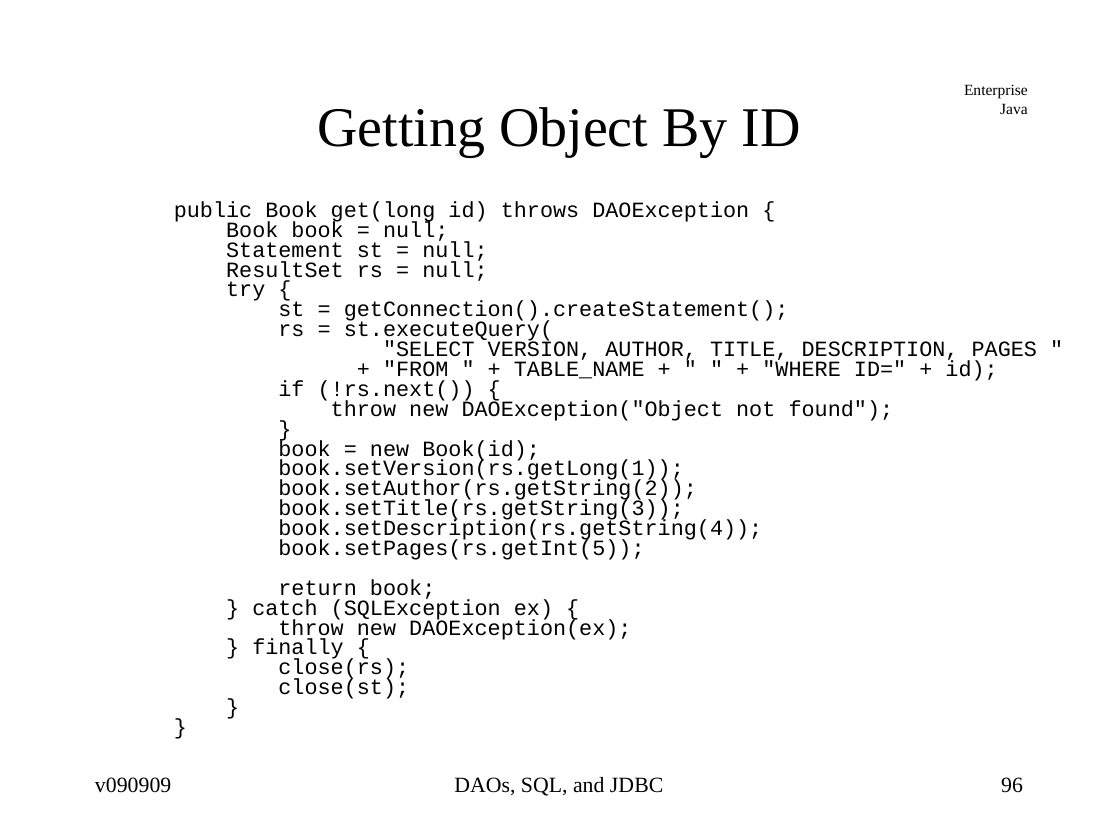
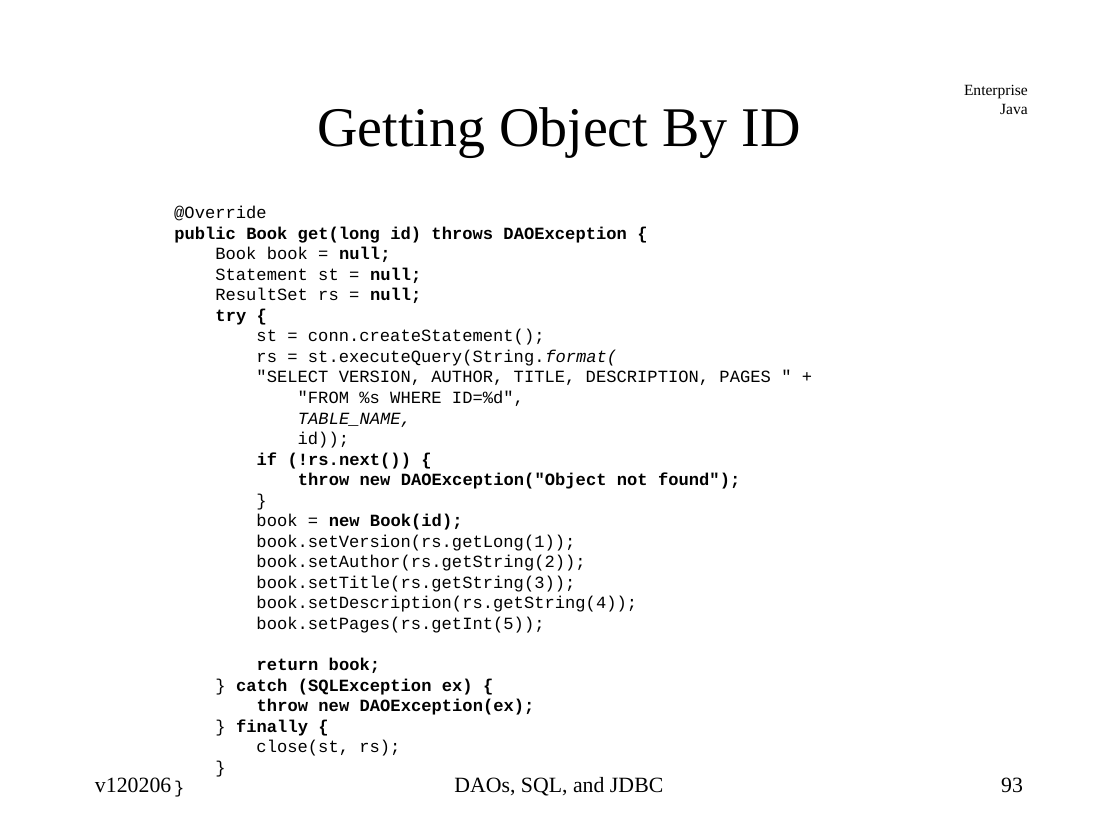
Before and after one commit to jcstaff/ejava-javaee, a slide deck: slide 93 of jdbcDAO/src/site/resources/lectures/jdbcDAO.ppt (slide 96 before the commit). Drawn at 1120x840 pixels with LibreOffice and Linux fonts; fonts in the diff are those of the drawing. Boxes give left, top, right and bottom in pixels: in the first picture for what was removed or moved away, otherwise in the second. Text is boxed around its words. In the diff, an @@ line names an element or a change of style, - is before the commit and + after.

```diff
--- a/jdbcDAO/src/site/resources/lectures/jdbcDAO.ppt
+++ b/jdbcDAO/src/site/resources/lectures/jdbcDAO.ppt
@@ text at bbox=[174, 205, 267, 221]: paragraph added @@
+@Override
@@ text at bbox=[174, 226, 740, 736]: size 14 to 11 pt in "public Book get(long id) throws DAOException {", "Book book = null;", "Statement st = null;", "ResultSet rs = null;" and 16 more places; bold on in "public Book get(long id) throws DAOException {", "null;", "null;", "null;" and 8 more places; line spacing 0.76 to 1 @@
@@ text at bbox=[256, 329, 770, 448]: text changed; size 14 to 11 pt @@
-st = getConnection().createStatement();
-rs = st.executeQuery(
-"SELECT VERSION, AUTHOR, TITLE, DESCRIPTION, PAGES "
-+ "FROM " + TABLE_NAME + " " + "WHERE ID=" + id);
+st = conn.createStatement();
+rs = st.executeQuery(String.format(
+"SELECT VERSION, AUTHOR, TITLE, DESCRIPTION, PAGES " +
+"FROM %s WHERE ID=%d",
+TABLE_NAME,
+id));
@@ text at bbox=[256, 740, 400, 756]: text changed; size 14 to 11 pt @@
-close(rs);
-close(st);
+close(st, rs);
@@ text at bbox=[95, 777, 171, 793]: text changed @@
-v090909
+v120206
@@ page number at bbox=[1001, 777, 1023, 793]: text changed @@
-96
+93
```
Also in this commit, not shown: 95 other slides changed, 1 slide added, 4 slides removed.
